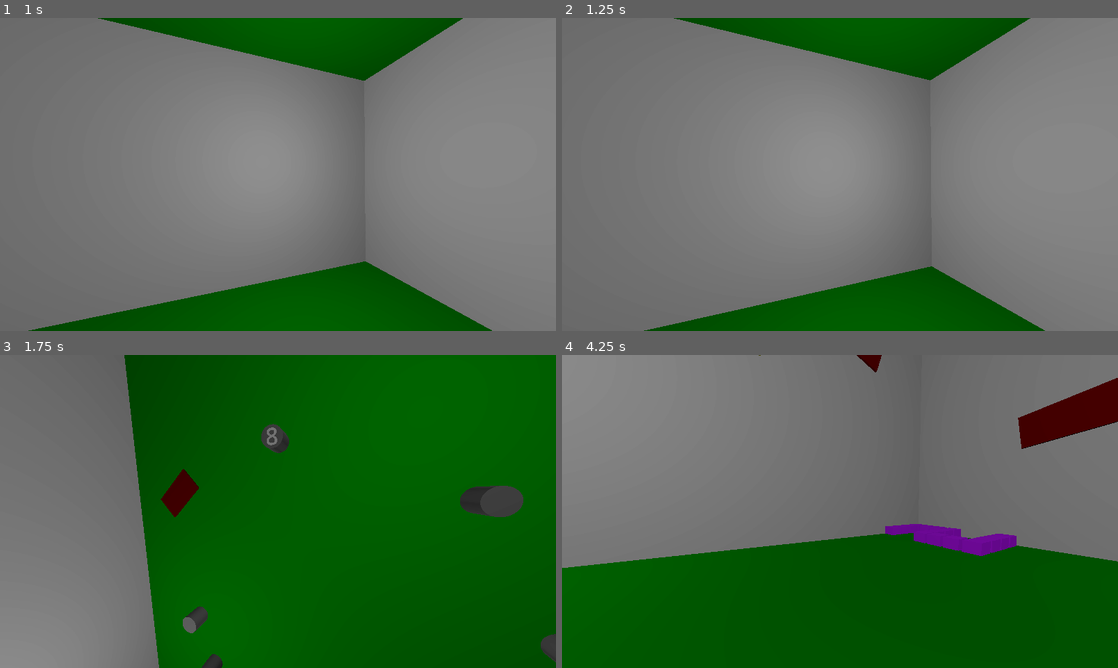
Above: before the commit, frames 1-4 (two rows, left to right).
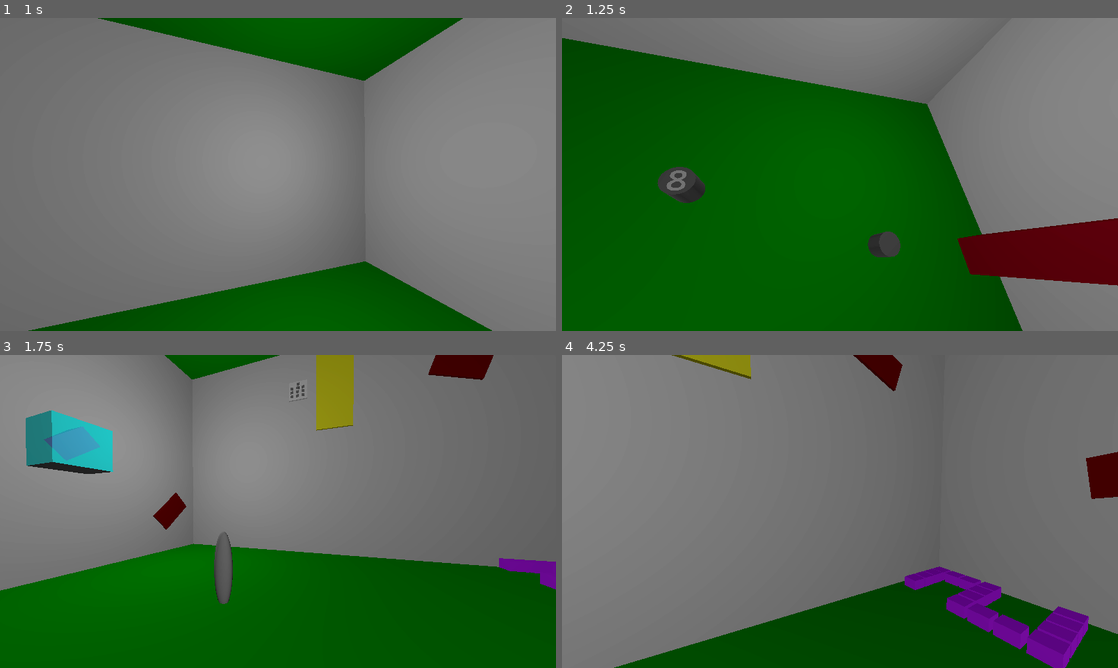
Above: after the commit, the same moments.

Repository: TheObtey/overhead-prototype
Game: Godot game, scene res://scenes/elouan_level.tscn
The game is run twice, just before and just after one commit, with the same random seed, the same clock (stepped at 60 frames per second) and the same inputs.
Inputs (mouse positions are in pixels of both pictures, inside the frame that each line leads up to):
- Up to frame 1 (1 s): tap Enter (ui_accept) at 0.5, 0.77 s; move the mouse to (305, 174) at 0.52 s; hold W (move_forward) from 0.53 s (still down); hold E (interact) from 0.53 s (still down); click (305, 174) at 0.67 s
- Up to frame 2 (1.25 s): keep holding W (move_forward); keep holding E (interact)
- Up to frame 3 (1.75 s): keep holding W (move_forward); move the mouse to (250, 511) at 1.27 s; release E (interact) at 1.28 s; tap Shift (sprint) at 1.35 s; tap Enter (ui_accept) at 1.52 s
- Up to frame 4 (4.25 s): keep holding W (move_forward); move the mouse to (851, 505) at 2.02 s; click (851, 505) at 2.1 s; move the mouse to (834, 517) at 2.77 s; tap E (interact) at 2.85 s; click (834, 517) at 2.92 s; tap Enter (ui_accept) at 3.02, 3.77 s; move the mouse to (878, 514) at 3.52 s; hold Shift (sprint) from 3.53 s (still down)

Frame 1 is identical in both runs. In frame 2, 64% of the frame differs, in the area x 0-100%, y 0-100%; in frame 3, 67%; in frame 4, 30%.

Commit message:
[FIX] Player scale in gravity field

Diff:
--- a/scripts/Player/MainCharacter.gd
+++ b/scripts/Player/MainCharacter.gd
@@ -168,5 +168,11 @@
 	var angle: float = acos(dot_value)
 	var step: float = min(angle, GRAVITY_ALIGN_SPEED * delta)
 
+	var current_scale: Vector3 = global_transform.basis.get_scale()
+
 	global_rotate(rotation_axis, step)
-	global_transform.basis = global_transform.basis.orthonormalized()
+
+	var new_basis: Basis = global_transform.basis.orthonormalized()
+	new_basis = new_basis.scaled(current_scale)
+
+	global_transform.basis = new_basis
